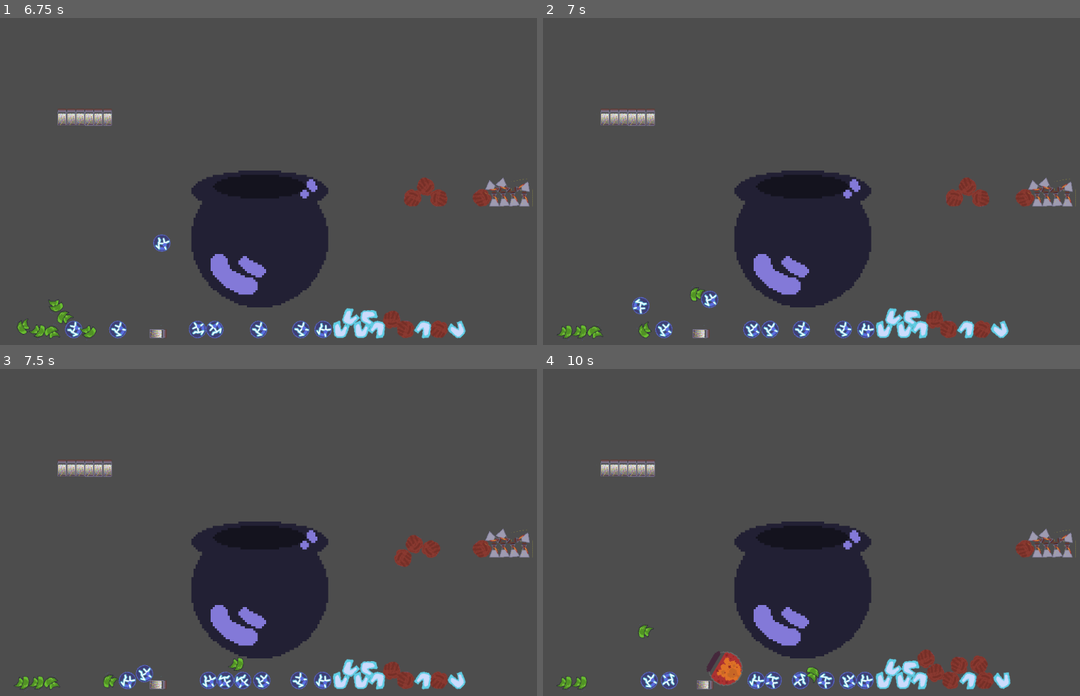
Above: before the commit, frames 1-4 (two rows, left to right).
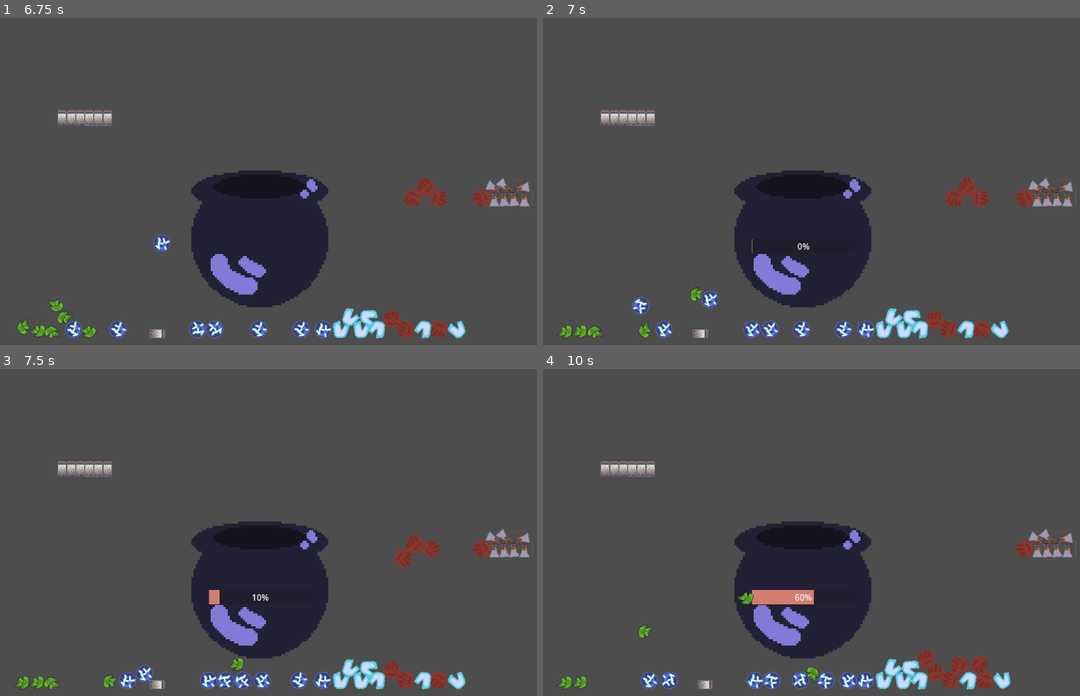
Above: after the commit, the same moments.

Repository: Mr-GEM-Bones/Cauldron-Game
Game: Godot game, scene res://Scenes/BackLab/back_lab.tscn
The game is run twice, just before and just after one commit, with the same random seed, the same clock (stepped at 60 frames per second) and the same inputs. The project has no main scene, so this scene is started directly.
Inputs (mouse positions are in pixels of both pictures, inside the frame that each line leads up to):
- Up to frame 1 (6.75 s): tap Enter (ui_accept) at 0.5, 2.1, 5.1 s; drag from (128, 116) to (257, 243) at 0.52 s; drag from (134, 227) to (257, 243) at 1.27 s; move the mouse to (139, 299) at 2.02 s; hold Left (ui_left) 2.03-2.75 s; click (139, 299) at 2.17 s; drag from (118, 315) to (102, 125) at 2.77 s; drag from (177, 328) to (257, 243) at 3.52 s; drag from (209, 328) to (257, 243) at 4.27 s; move the mouse to (139, 325) at 5.02 s; hold Right (ui_right) 5.03-5.75 s; click (139, 325) at 5.17 s; drag from (123, 328) to (161, 194) at 5.77 s; drag from (10, 331) to (257, 243) at 6.52 s
- Up to frame 2 (7 s): no input
- Up to frame 3 (7.5 s): drag from (209, 666) to (257, 594) at 7.27 s
- Up to frame 4 (10 s): move the mouse to (564, 682) at 8.02 s; hold Right (ui_right) 8.03-8.75 s; tap Enter (ui_accept) at 8.1 s; click (564, 682) at 8.17 s; drag from (655, 682) to (645, 476) at 8.77 s; drag from (596, 686) to (800, 594) at 9.52 s

Frame 1 is identical in both runs. In frame 2, less than 0.1% of the frame differs, in the area x 38-50%, y 67-72%; in frame 3, 0.1%; in frame 4, 1.3%, in the area x 28-51%, y 67-98%.

Commit message:
Added brew time for potions
-added brew time.
-refactor the brewing mechanism

Diff:
--- a/Scenes/BackLab/Cauldron.gd
+++ b/Scenes/BackLab/Cauldron.gd
@@ -11,40 +11,36 @@
 #var recipe = ["pearl","bluecrystal"]
 @onready var Recipes = $Recipes
 
+var potion				#Holds the instantiated potion before adding it to the tree. Make sure to free it before instantiating a new one.
+var current_potion_brew
 var potion_delay_timer = 0
 var potion_start_time = 1
+var is_brewing = false
+var potion_brewing_timer = 0		#Current Brew time.
+var brew_time		#Set time for brew to be done.
 
 func _ready():
 	pass#Recipes = $Recipes
 
 func _process(delta):
+	##Timer to check the contents of the cauldron.
+	#if potion_delay_timer>=potion_start_time:
+		#CheckContents()
+		#potion_delay_timer = 0
+	#else:
+		#potion_delay_timer += delta
+		##$ProgressBar.value = potion_delay_timer
 
-	if potion_delay_timer>=potion_start_time:
-		CheckContents()
-		potion_delay_timer = 0
-	else:
-		potion_delay_timer += delta
+	#Timer for brewing potion.
+	if is_brewing:
+		if potion_brewing_timer>=brew_time:
+			#Potion is done, create it.
+			potion_brewing_timer=0
+			StartPotion()
+		else:
+			potion_brewing_timer+=delta
+			$ProgressBar.value = potion_brewing_timer
 
-
-func _physics_process(delta):
-	pass
-#	# Add the gravity.
-#	if not is_on_floor():
-#		velocity.y += gravity * delta
-#
-#	# Handle Jump.
-#	if Input.is_action_just_pressed("ui_accept") and is_on_floor():
-#		velocity.y = JUMP_VELOCITY
-#
-#	# Get the input direction and handle the movement/deceleration.
-#	# As good practice, you should replace UI actions with custom gameplay actions.
-#	var direction = Input.get_axis("ui_left", "ui_right")
-#	if direction:
-#		velocity.x = direction * SPEED
-#	else:
-#		velocity.x = move_toward(velocity.x, 0, SPEED)
-#
-#	move_and_slide()
 
 
 func _on_area_2d_body_entered(body):
@@ -55,8 +51,9 @@
 		#make ingredient disapear.
 		body.queue_free()
 		#reset timer
-		potion_delay_timer = 0
+		#potion_delay_timer = 0
 		print(cauldron_content)
+		CheckContents()
 
 func CheckContents():
 	#Start recipe Check
@@ -64,13 +61,27 @@
 		var recipe_index = CheckRecipe(Recipes.get_recipe(r_index))
 		#Check if a recepi has been found.
 		if recipe_index.size() != 0:
-			#proceed to produce recipe.
-			print("index: ", recipe_index, "potion: ", r_index)
-			StartPotion(r_index)
+			if is_brewing and r_index == current_potion_brew:
+				pass
+			else:
+				#proceed to produce recipe.
+				print("index: ", recipe_index, "potion: ", r_index)
+				current_potion_brew = r_index
+				SetupPotion(r_index)
+				break
 
-func StartPotion(potion_index):
-	var _potion = load(Recipes._potions[potion_index])
-	var potion = _potion.instantiate()
+func SetupPotion(potion_index):
+	#This function sets up all the function data for the potion.
+	if potion:				#Makes sure that the variable is free before instantiating a potion.
+		potion.queue_free()
+	potion = load(Recipes._potions[potion_index]).instantiate()
+	potion_brewing_timer=0
+	brew_time = potion.brew_time
+	$ProgressBar.max_value = brew_time
+	$ProgressBar.visible = true
+	is_brewing = true
+
+func StartPotion():
 
 	#randomly asign an angle to pop out the potion.
 	var angle = randf_range(-PI / 5, PI / 5) - PI/2
@@ -81,8 +92,11 @@
 	get_tree().get_root().add_child(potion)
 	#make sure potion is tagged as just produced.
 	potion.just_produced()
+	potion = null		#Release the variable.
 	#clears the contents of the cauldron.
 	cauldron_content.clear()
+	$ProgressBar.visible = false
+	is_brewing = false
 
 func CheckRecipe(_recipe):
 	#This function returns array of index if _recipe is inside the cauldron and array of size 0 if not.
--- a/Scenes/BackLab/back_lab.tscn
+++ b/Scenes/BackLab/back_lab.tscn
@@ -25,6 +25,9 @@
 
 [sub_resource type="CurveTexture" id="CurveTexture_8sncm"]
 
+[sub_resource type="StyleBoxFlat" id="StyleBoxFlat_kpbch"]
+bg_color = Color(0.831373, 0.494118, 0.447059, 1)
+
 [sub_resource type="RectangleShape2D" id="RectangleShape2D_dx8qp"]
 size = Vector2(31, 655)
 
@@ -91,6 +94,14 @@
 [node name="Recipes" type="Node" parent="Backpack/Cauldron"]
 script = ExtResource("6_aupei")
 
+[node name="ProgressBar" type="ProgressBar" parent="Backpack/Cauldron"]
+visible = false
+offset_left = -95.0
+offset_right = 97.0
+offset_bottom = 27.0
+theme_override_styles/fill = SubResource("StyleBoxFlat_kpbch")
+max_value = 1.0
+
 [node name="CollisionShape2D" type="CollisionShape2D" parent="Backpack"]
 position = Vector2(5.5, 317.5)
 shape = SubResource("RectangleShape2D_dx8qp")
--- a/Scenes/Items/Potion.gd
+++ b/Scenes/Items/Potion.gd
@@ -1,6 +1,7 @@
 extends "res://Scenes/Items/Item.gd"
 
 var _just_produced_timer = 4.0
+@export var brew_time = 5.0
 
 # Called when the node enters the scene tree for the first time.
 func _ready():
Not shown: 1 places in Scenes/BackLab/back_lab.tscn that only renumber resources
